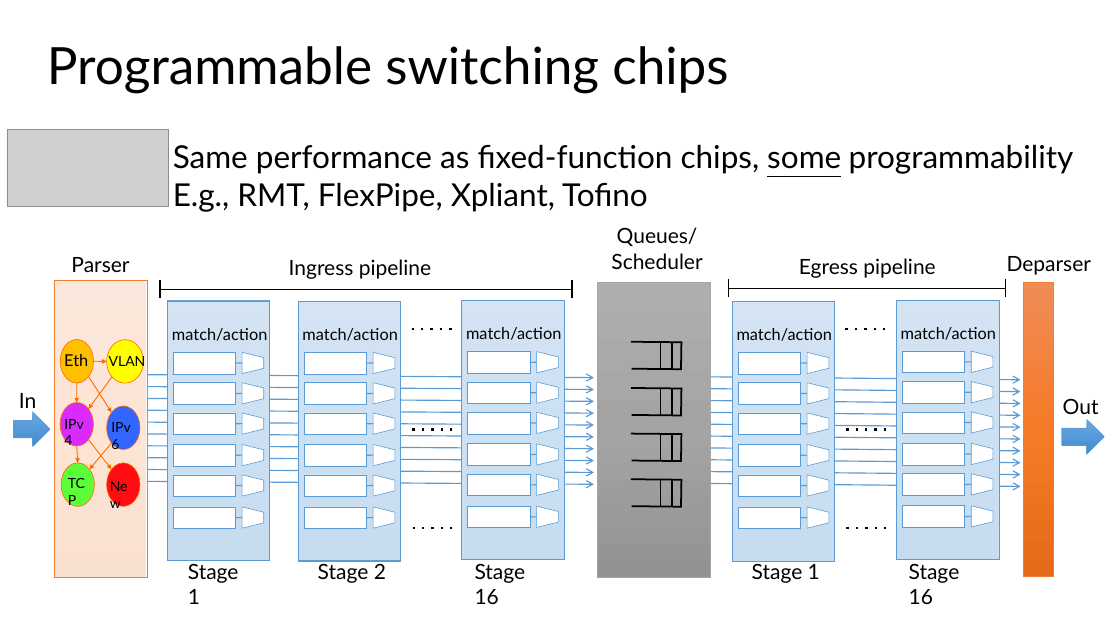
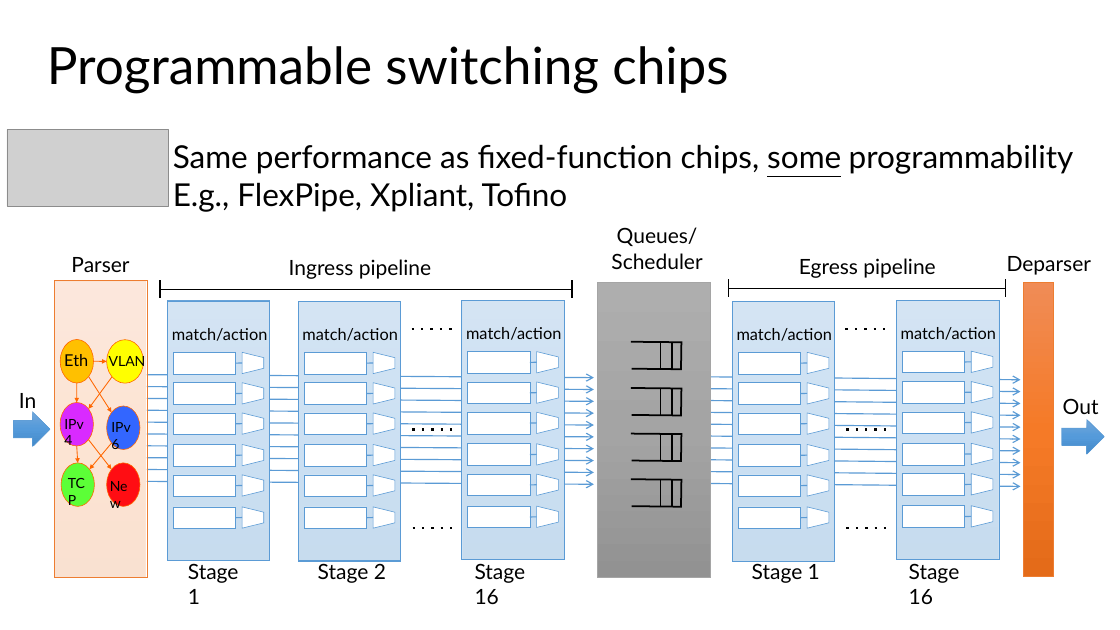
Before and after one commit to anirudhSK/pifo-domino-marple-ppts, a slide deck: slide 3 of domino_sigcomm.pptx. Drawn at 1120x630 pixels with LibreOffice and Linux fonts; fonts in the diff are those of the drawing; grey boxes stand for pictures. Boxes give left, top, right and bottom in pixels: in the first picture for what was removed or moved away, otherwise in the second. Text is boxed around its words. In the diff, an @@ line names an element or a change of style, - is before the commit and + after.

Commit message:
Remove RMT; it's not a "chip"

```diff
--- a/domino_sigcomm.pptx
+++ b/domino_sigcomm.pptx
@@ text at (173,182,568,212): text changed @@
-E.g., RMT, FlexPipe, Xpliant, Tofino
+E.g., FlexPipe, Xpliant, Tofino
```
